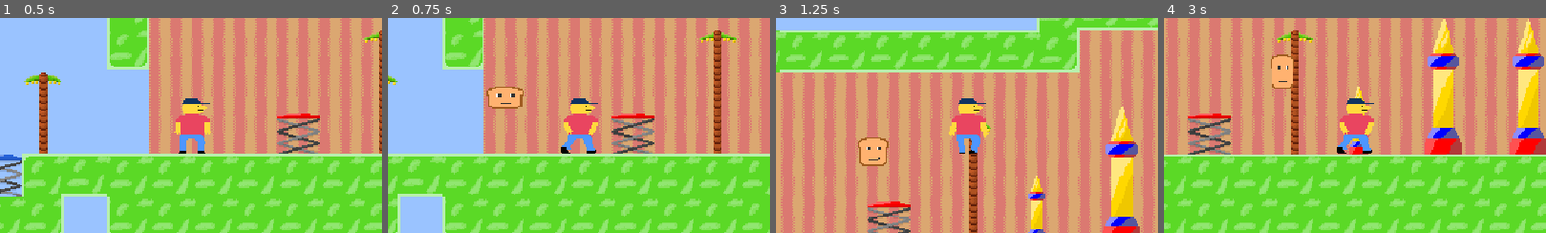
Above: before the commit, frames 1-4 (left to right).
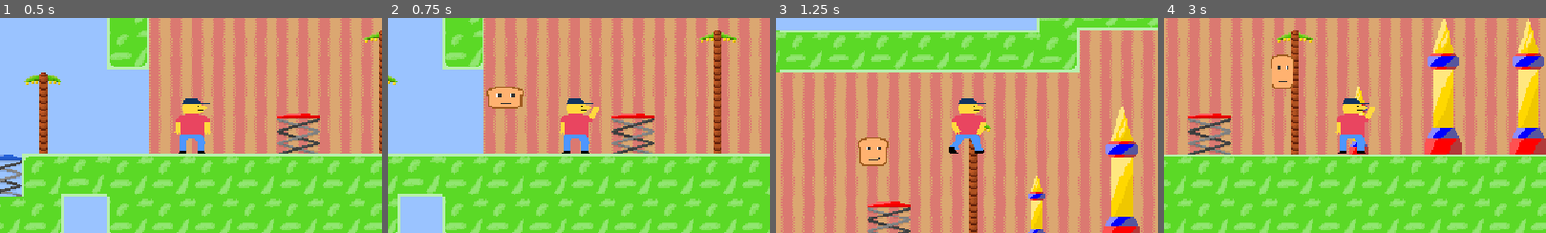
Above: after the commit, the same moments.

Repository: ropva/haven-game
Game: Godot game, scene res://scenes/main.tscn
The game is run twice, just before and just after one commit, with the same random seed, the same clock (stepped at 60 frames per second) and the same inputs.
Inputs:
- Up to frame 1 (0.5 s): no input
- Up to frame 2 (0.75 s): tap Enter (ui_accept) at 0.5 s; hold Right (ui_right) from 0.53 s (still down); hold F (shoot) from 0.53 s (still down)
- Up to frame 3 (1.25 s): keep holding Right (ui_right); keep holding F (shoot); tap Enter (ui_accept) at 0.77 s
- Up to frame 4 (3 s): release F (shoot) at 1.28 s; tap F (shoot) at 1.35, 2.85 s; tap Enter (ui_accept) at 1.52 s; release Right (ui_right) at 2.03 s; hold Left (ui_left) 2.03-2.78 s; hold F (shoot) 2.03-2.78 s; hold Right (ui_right) from 2.78 s (still down)
The pictures show only the part of the screen within x 25-75%, y 28-78%; the shares and areas given below are measured in that part.

Frame 1 is identical in both runs. In frame 2, 0.9% of the frame differs, in the area x 44-56%, y 37-64%; in frame 3, 0.5%; in frame 4, 0.9%.

Commit message:
player flip

Diff:
--- a/scenes/player.gd
+++ b/scenes/player.gd
@@ -6,6 +6,8 @@
 
 const SPEED = 400.0
 const JUMP_VELOCITY = -600.0
+
+var shooting = false
 
 signal shoot_bread
 signal jump_pad_activated
@@ -24,10 +26,12 @@
 	var direction := Input.get_axis("ui_left", "ui_right")
 	if direction:
 		velocity.x = direction * SPEED
-		$sprite.play("walk")
+		if not shooting: $sprite.play("walk")
+		$sprite.flip_h = direction < 0
+
 	else:
 		velocity.x = velocity.x * 0.7 if is_on_floor() else velocity.x * 0.99
-		$sprite.play("default")
+		if not shooting: $sprite.play("default")
 
 	move_and_slide()
 
@@ -53,7 +57,13 @@
 		shoot()
 
 func shoot():
+	shooting = true
 	var new_bread: CharacterBody2D = BREAD.instantiate()
 	new_bread.tile_map_layer = tile_map_layer
 	shoot_bread.emit(new_bread)
 	new_bread.global_position = global_position + Vector2()
+	$sprite.play("shoot")
+	$sprite.animation_looped.connect(
+		func():
+			shooting = false
+	)
--- a/scenes/player.tscn
+++ b/scenes/player.tscn
@@ -9,6 +9,10 @@
 [sub_resource type="AtlasTexture" id="AtlasTexture_qhqgy"]
 atlas = ExtResource("2_g2els")
 region = Rect2(0, 0, 32, 64)
+
+[sub_resource type="AtlasTexture" id="AtlasTexture_qlg0r"]
+atlas = ExtResource("2_g2els")
+region = Rect2(0, 64, 32, 64)
 
 [sub_resource type="AtlasTexture" id="AtlasTexture_g2els"]
 atlas = ExtResource("2_g2els")
@@ -26,6 +30,14 @@
 }],
 "loop": 1,
 "name": &"default",
+"speed": 5.0
+}, {
+"frames": [{
+"duration": 1.0,
+"texture": SubResource("AtlasTexture_qlg0r")
+}],
+"loop": 1,
+"name": &"shoot",
 "speed": 5.0
 }, {
 "frames": [{
@@ -51,4 +63,4 @@
 [node name="sprite" type="AnimatedSprite2D" parent="." unique_id=1822829589]
 position = Vector2(0, -2)
 sprite_frames = SubResource("SpriteFrames_3vyb7")
-animation = &"walk"
+animation = &"shoot"
